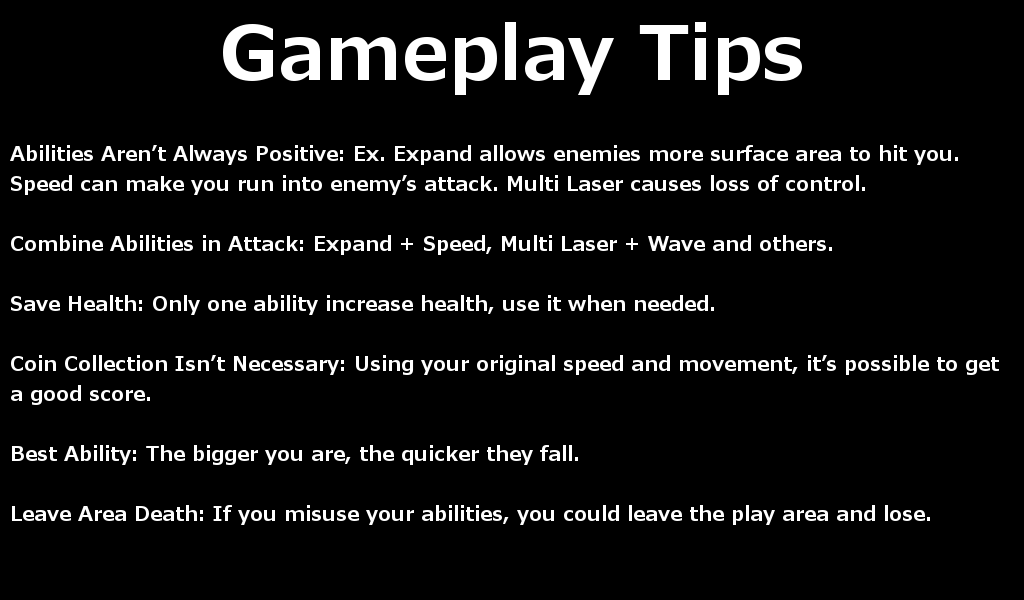
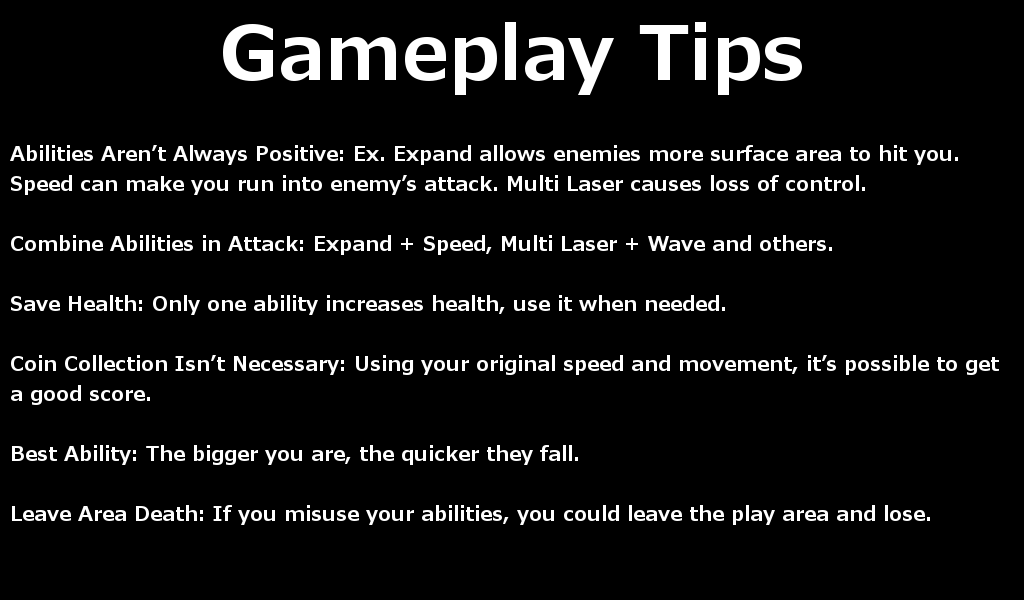
Two versions of the same layered image (w=1024, h=600). Layer-by-layer changes:
painted on "Abilities Aren’t Always Positi..." over [left=414, top=295, right=725, bottom=314]
